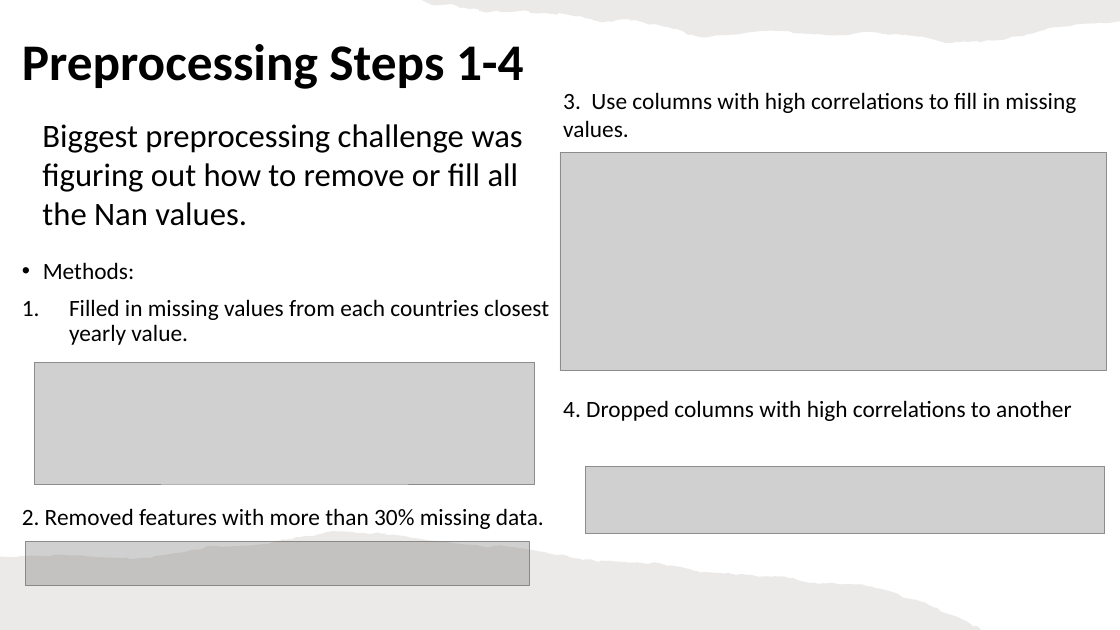
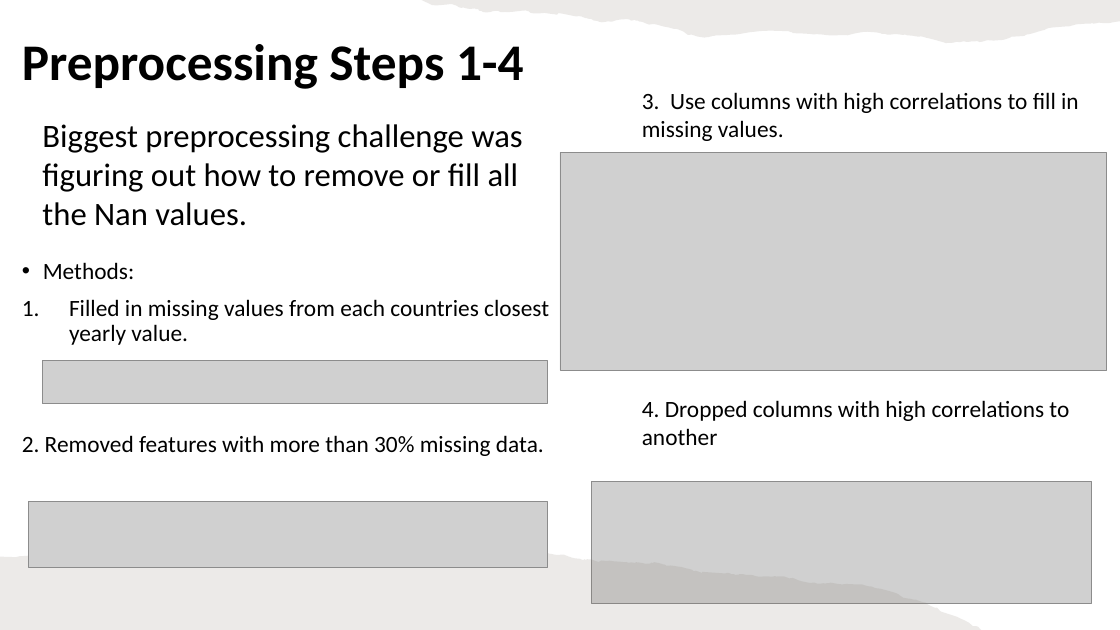
Before and after one commit to nmckinne/SustainabilityProject, a slide deck: slide 6 of SustainabilityProject_Powerpoint.pptx. Drawn at 1120x630 pixels with LibreOffice and Linux fonts; fonts in the diff are those of the drawing; grey boxes stand for pictures. Boxes give left, top, right and bottom in pixels: in the first picture for what was removed or moved away, otherwise in the second. Text is boxed around its words. In the diff, an @@ line names an element or a change of style, - is before the commit and + after.

Commit message:
Final PPT

```diff
--- a/SustainabilityProject_Powerpoint.pptx
+++ b/SustainabilityProject_Powerpoint.pptx
@@ text "3. Use columns with high ..." rewrapped from (563, 92, 1076, 421) to (642, 92, 1079, 445) @@
@@ text "Methods:" rewrapped from (22, 262, 549, 529) to (22, 262, 549, 456) @@
@@ picture: place and size @@
-picture at (25, 542, 530, 585)
+picture at (42, 360, 547, 403)
@@ picture: place and size @@
-picture at (586, 467, 1105, 534)
+picture at (29, 502, 548, 568)
@@ picture: place and size @@
-picture at (34, 363, 535, 485)
+picture at (592, 481, 1092, 603)
```
